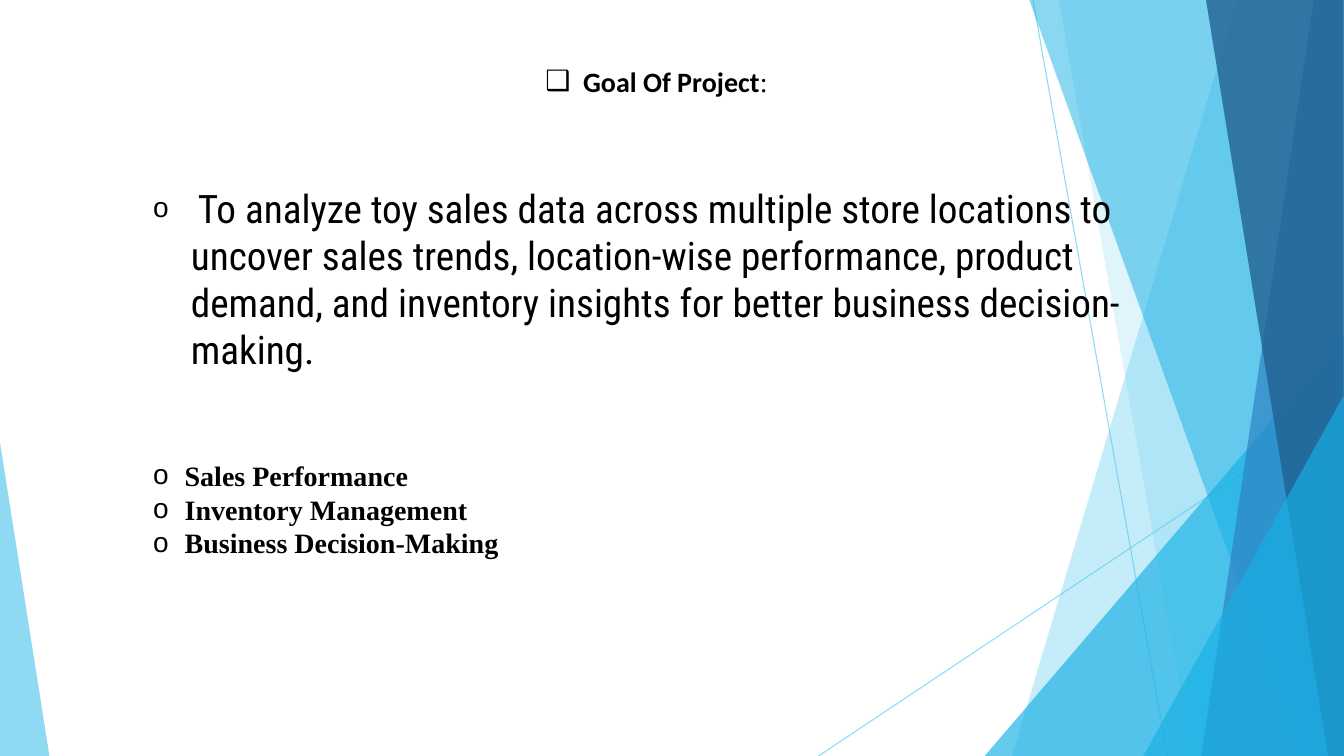
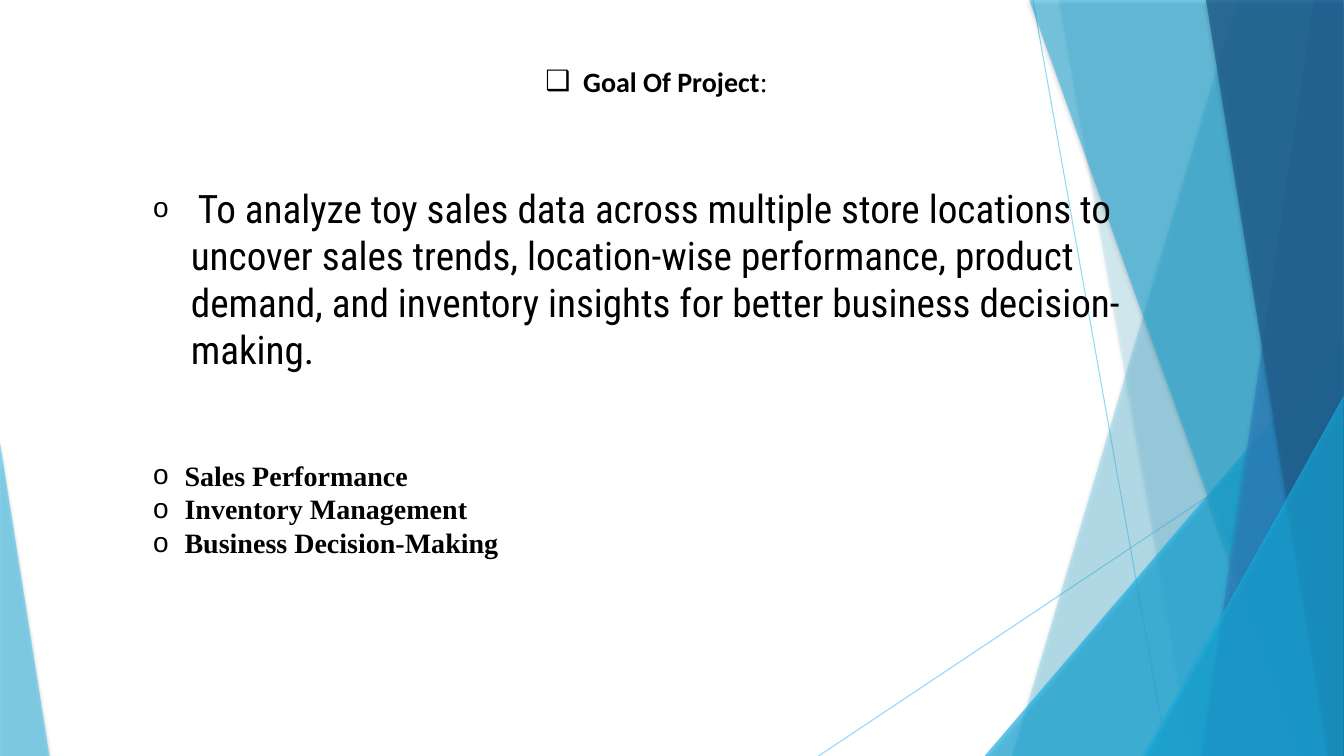
Before and after one commit to Vaishu111999/Toy-Sales-Report, a slide deck: slide 2 of Presentation.pptx. Drawn at 1344x756 pixels with LibreOffice and Linux fonts; fonts in the diff are those of the drawing. Boxes give left, top, right and bottom in pixels: in the first picture for what was removed or moved away, otherwise in the second. Text is boxed around its words. In the diff, an @@ line names an element or a change of style, - is before the commit and + after.

```diff
--- a/Presentation.pptx
+++ b/Presentation.pptx
@@ freeform shape at [1059,0,1344,756]: shadow on; outline redrawn @@
@@ shadow on in 7 elements at [1012,0,1344,756], [985,336,1344,756], [1029,0,1344,756], [1202,0,1344,756], [1206,0,1344,756], [1143,396,1344,756], [0,443,49,756] @@
```
Also in this commit, not shown: 5 other slides changed, 2 other files.
